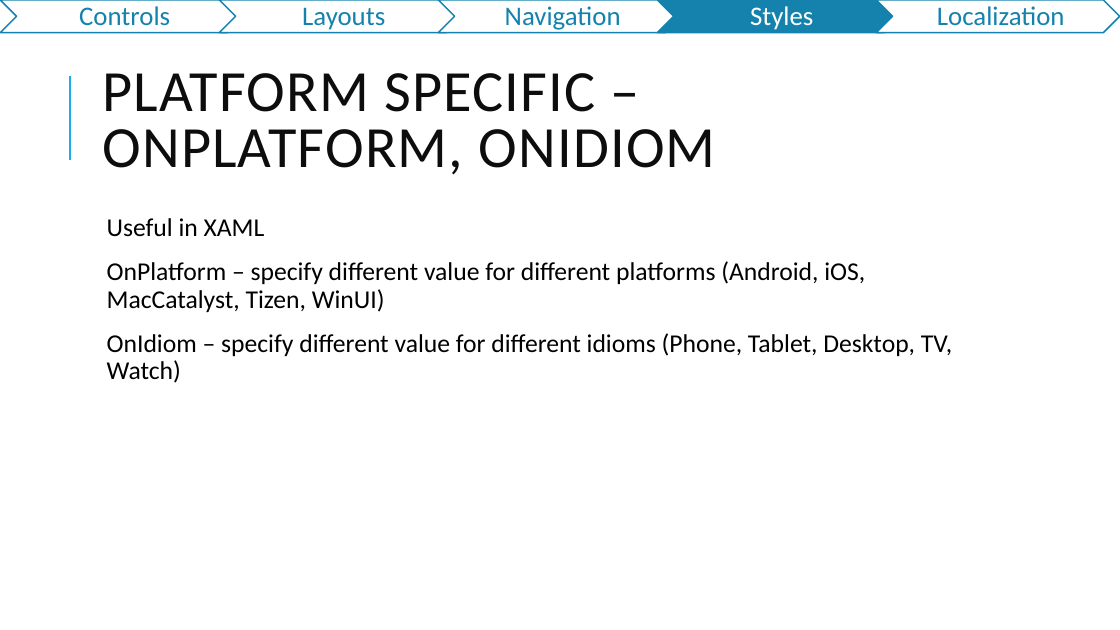
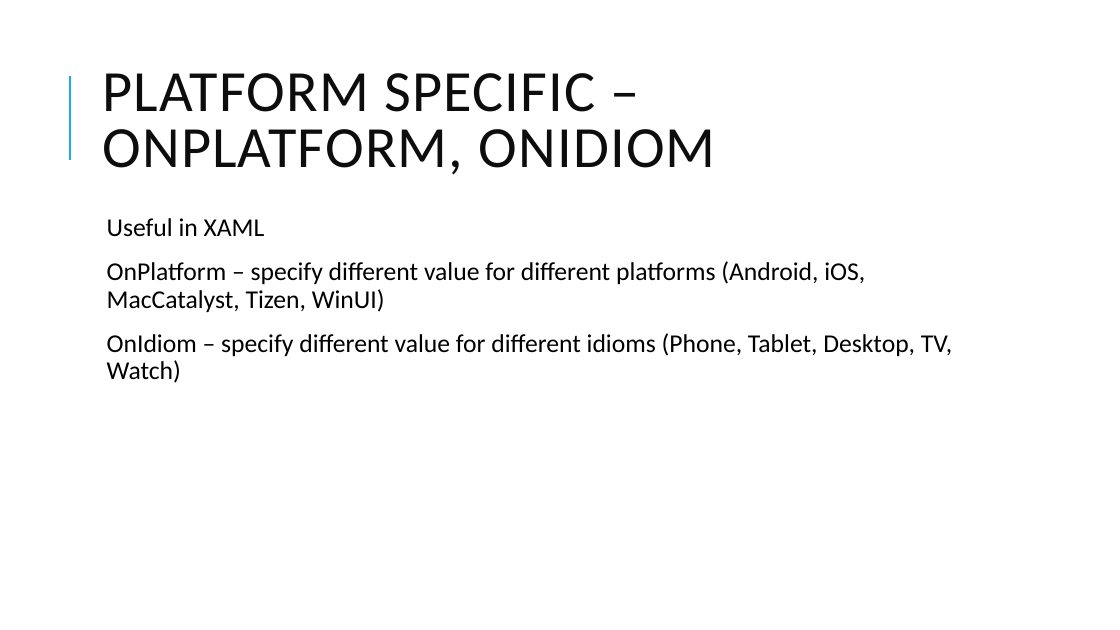
Before and after one commit to jasho/pv239-maui, a slide deck: slide 14 of 07_Bonus/PV239-Xamarin-07_Bonus.pptx (slide 21 before the commit). Drawn at 1120x630 pixels with LibreOffice and Linux fonts; fonts in the diff are those of the drawing. Boxes give left, top, right and bottom in pixels: in the first picture for what was removed or moved away, otherwise in the second. Text is boxed around its words. In the diff, an @@ line names an element or a change of style, - is before the commit and + after.

```diff
--- a/07_Bonus/PV239-Xamarin-07_Bonus.pptx
+++ b/07_Bonus/PV239-Xamarin-07_Bonus.pptx
@@ group removed at <box>0,0,1120,33</box>: 5 chevrons, 5 texts @@
-Controls
-Layouts
-Navigation
-Styles
-Localization
```
Also in this commit, not shown: 9 other slides changed, 4 slides added, 12 slides removed.
